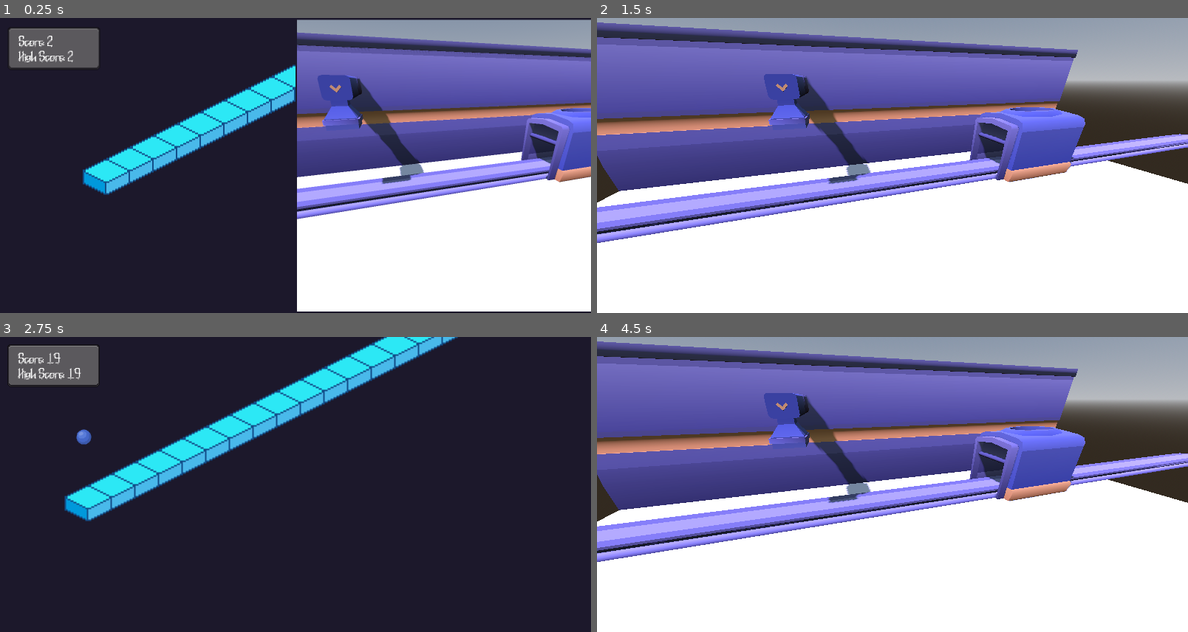
Above: before the commit, frames 1-4 (two rows, left to right).
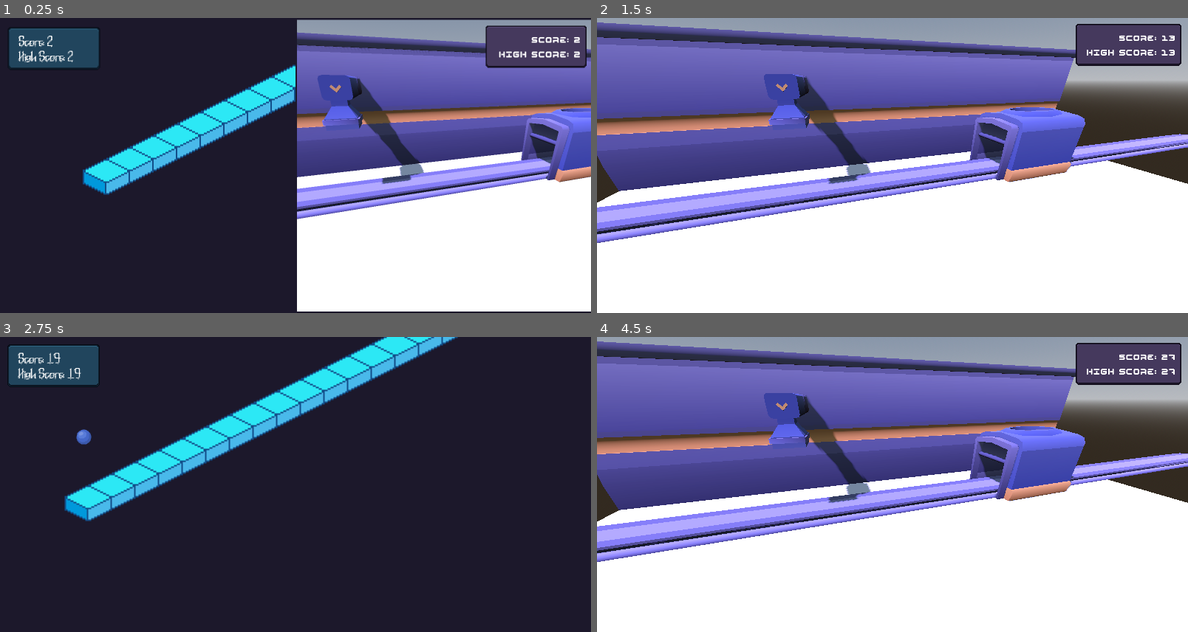
Above: after the commit, the same moments.

Repository: ofknee/tap-tap-tap
Game: Godot game, scene res://scenes/root.tscn
Same seed, same stepped clock (60 frames per second), same inputs: the game is played once before the commit and once after it.
Inputs:
- Up to frame 1 (0.25 s): no input
- Up to frame 2 (1.5 s): tap Enter at 0.5 s; hold Right (RIGHT) 0.53-1.28 s; tap Shift (SWITCH) at 0.6, 1.35 s; hold A (LEFT) from 1.28 s (still down)
- Up to frame 3 (2.75 s): tap Space at 2 s; release A (LEFT) at 2.03 s; hold Right (RIGHT) from 2.03 s (still down); tap Shift (SWITCH) at 2.1 s
- Up to frame 4 (4.5 s): tap Shift (SWITCH) at 2.85, 3.6, 4.35 s; tap Enter at 3.5 s; release Right (RIGHT) at 3.53 s; hold A (LEFT) from 3.53 s (still down)

The runs differ from the first frame. In frame 1, 4.3% of the frame differs, in the area x 1-100%, y 2-18%; in frame 2, 2.5%; in frame 3, 2.0%; in frame 4, 2.5%.

Commit message:
custom factory ui

Diff:
--- a/scenes/factory/factory.tscn
+++ b/scenes/factory/factory.tscn
@@ -13,6 +13,9 @@
 [ext_resource type="PackedScene" uid="uid://phs5vng6g8vd" path="res://scenes/factory/spawnables/small_box.tscn" id="10_ggcq3"]
 [ext_resource type="PackedScene" uid="uid://wdvijwr50mi7" path="res://scenes/factory/killzone_3d.tscn" id="13_5pcoe"]
 [ext_resource type="PackedScene" uid="uid://bjlid7rqnh751" path="res://scenes/factory/spawnables/cone.tscn" id="14_64w5n"]
+[ext_resource type="Script" uid="uid://c30yctnpqixbh" path="res://scenes/factory/ui.gd" id="14_hg0jv"]
+[ext_resource type="Texture2D" uid="uid://ctusbt3i87hgy" path="res://assets/factory/dark-hand-drawn-panel.png" id="14_i4dya"]
+[ext_resource type="FontFile" uid="uid://cvblie0n56nwl" path="res://assets/phased-1.2/Phased.otf" id="15_hg0jv"]
 
 [sub_resource type="BoxShape3D" id="BoxShape3D_5pcoe"]
 
@@ -77,6 +80,13 @@
 background_mode = 2
 sky = SubResource("Sky_37mx5")
 
+[sub_resource type="StyleBoxTexture" id="StyleBoxTexture_5kr2y"]
+texture = ExtResource("14_i4dya")
+texture_margin_left = 10.0
+texture_margin_top = 10.0
+texture_margin_right = 10.0
+texture_margin_bottom = 10.0
+
 [node name="Factory" type="Node3D" unique_id=218373315]
 
 [node name="killzone3d" parent="." unique_id=730149286 instance=ExtResource("13_5pcoe")]
@@ -144,3 +154,58 @@
 shadow_enabled = true
 
 [node name="CanvasLayer" type="CanvasLayer" parent="." unique_id=54206383]
+script = ExtResource("14_hg0jv")
+
+[node name="Timer" type="Timer" parent="CanvasLayer" unique_id=1549160496]
+wait_time = 0.1
+autostart = true
+
+[node name="MarginContainer" type="MarginContainer" parent="CanvasLayer/Timer" unique_id=1180517455]
+anchors_preset = 1
+anchor_left = 1.0
+anchor_right = 1.0
+offset_left = -305.0
+offset_right = 76.73999
+offset_bottom = 177.0
+grow_horizontal = 0
+scale = Vector2(0.8, 0.8)
+size_flags_horizontal = 3
+theme_override_constants/margin_left = 20
+theme_override_constants/margin_top = 20
+theme_override_constants/margin_right = 20
+theme_override_constants/margin_bottom = 15
+
+[node name="Panel" type="Panel" parent="CanvasLayer/Timer/MarginContainer" unique_id=1484197266]
+self_modulate = Color(0.75399995, 0.64, 1, 1)
+custom_minimum_size = Vector2(200, 0)
+layout_mode = 2
+theme_override_styles/panel = SubResource("StyleBoxTexture_5kr2y")
+
+[node name="MarginContainer2" type="MarginContainer" parent="CanvasLayer/Timer/MarginContainer" unique_id=865083795]
+layout_mode = 2
+theme_override_constants/margin_left = 20
+theme_override_constants/margin_top = 24
+theme_override_constants/margin_right = 20
+theme_override_constants/margin_bottom = 20
+
+[node name="VBoxContainer" type="VBoxContainer" parent="CanvasLayer/Timer/MarginContainer/MarginContainer2" unique_id=2057778317]
+layout_mode = 2
+theme_override_constants/separation = 0
+
+[node name="score" type="Label" parent="CanvasLayer/Timer/MarginContainer/MarginContainer2/VBoxContainer" unique_id=1032411207]
+texture_filter = 3
+layout_mode = 2
+size_flags_horizontal = 8
+theme_override_fonts/font = ExtResource("15_hg0jv")
+theme_override_font_sizes/font_size = 30
+text = " Score: 0"
+justification_flags = 227
+
+[node name="highScore" type="Label" parent="CanvasLayer/Timer/MarginContainer/MarginContainer2/VBoxContainer" unique_id=1782755381]
+texture_filter = 1
+layout_mode = 2
+size_flags_horizontal = 8
+theme_override_fonts/font = ExtResource("15_hg0jv")
+theme_override_font_sizes/font_size = 30
+text = " High Score: 0"
+vertical_alignment = 1
--- /dev/null
+++ b/scenes/factory/ui.gd
@@ -0,0 +1,17 @@
+extends CanvasLayer
+
+@onready var score_label = $Timer/MarginContainer/MarginContainer2/VBoxContainer/score
+@onready var hs_label = $Timer/MarginContainer/MarginContainer2/VBoxContainer/highScore
+# Called when the node enters the scene tree for the first time.
+func _ready() -> void:
+	pass # Replace with function body.
+
+
+# Called every frame. 'delta' is the elapsed time since the previous frame.
+func _physics_process(delta: float) -> void:
+	hs_label.text = " High Score: " + str(Global.high_score)
+
+	if Global.score > Global.high_score:
+		Global.high_score = Global.score
+		hs_label.text = " High Score: " + str(Global.high_score)
+	score_label.text = " Score: " + str(Global.score)
--- a/scenes/important/game.tscn
+++ b/scenes/important/game.tscn
@@ -44,6 +44,7 @@
 theme_override_constants/margin_bottom = 15
 
 [node name="Panel" type="Panel" parent="Timer/MarginContainer" unique_id=704013584]
+self_modulate = Color(0.36, 0.7760001, 1, 1)
 custom_minimum_size = Vector2(250, 0)
 layout_mode = 2
 theme_override_styles/panel = SubResource("StyleBoxTexture_43hlm")
Not shown, added: scenes/factory/ui.gd.uid
